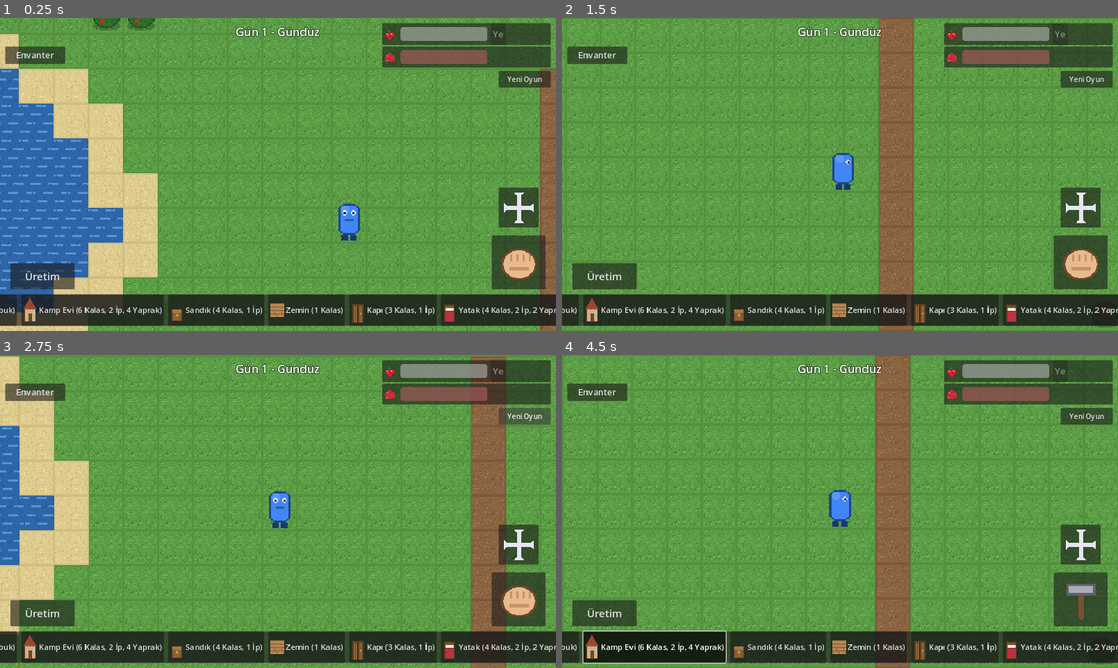
Above: before the commit, frames 1-4 (two rows, left to right).
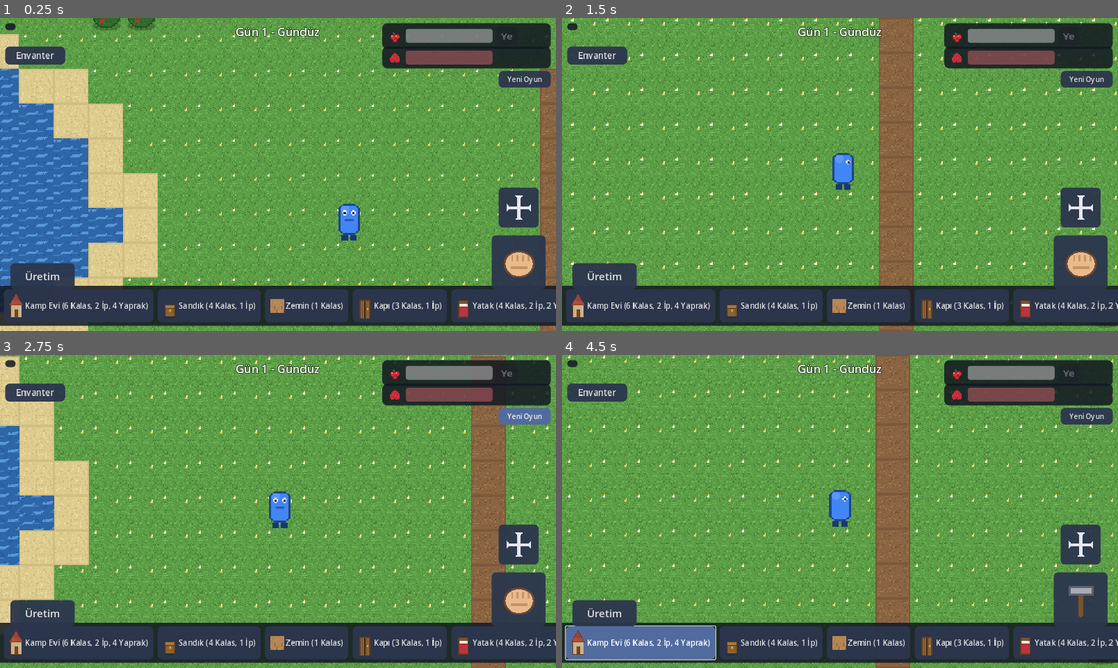
Above: after the commit, the same moments.

Repository: ozcinarece/Rable
Game: Godot game, scene res://scenes/World.tscn
Two runs of this game, one before a commit and one after it. Both use one fixed random seed, a clock stepped at 60 frames per second and the inputs below.
Inputs (mouse positions are in pixels of both pictures, inside the frame that each line leads up to):
- Up to frame 1 (0.25 s): no input
- Up to frame 2 (1.5 s): move the mouse to (962, 158) at 0.52 s; hold D 0.53-1.25 s; click (962, 158) at 0.67 s; drag from (728, 190) to (812, 237) at 1.27 s
- Up to frame 3 (2.75 s): click "Yeni Oyun" at 2 s
- Up to frame 4 (4.5 s): move the mouse to (895, 442) at 2.77 s; hold D 2.78-3.5 s; click (895, 442) at 2.92 s; drag from (812, 574) to (673, 464) at 3.52 s; click "Kamp Evi (6 Kalas, 2 İp, 4 Ya…" at 4.25 s

The runs differ from the first frame. In frame 1, 21% of the frame differs, in the area x 0-100%, y 0-100%; in frame 2, 21%; in frame 3, 21%; in frame 4, 21%.

Commit message:
Gorsel cila: animasyonlar, parcaciklar, koyu arayuz temasi
Dunya:
- Su artik 4 kareli dalga animasyonlu (TileSet animasyonu)
- Cimlerde seyrek beyaz/sari cicekler, daha zengin beneklenme
- Agac tepesinde sol-ust isik / sag-alt golge gecisi

Karakter:
- 2 kareli yurume animasyonu (her yon icin); durunca durus karesi

Efektler:
- Toplama/kazma/yaratik olumu kucuk parcacik patlamasi cikartir
- Hasar alininca ekranda kisa kirmizi flas

Arayuz:
- Tum panel ve butonlara yuvarlak koseli koyu tema (StyleBoxFlat,
  Theme ust Control'lere atanir; dinamik cocuklar miras alir)
- Pasif butonlar soluk, basili/secili butonlar mavi vurgulu

Diff:
--- a/scripts/hud.gd
+++ b/scripts/hud.gd
@@ -95,6 +95,8 @@
 	$InventoryPanel/VBox/TitleRow/CloseButton.pressed.connect(func():
 		inventory_button.button_pressed = false)
 	panel_eat_button.pressed.connect(_on_eat_pressed)
+	_apply_ui_theme()
+	_setup_damage_flash()
 	_build_build_bar()
 	_build_craft_panel()
 	_refresh()
@@ -175,10 +177,67 @@
 	DayNight.reset()
 	get_tree().reload_current_scene()
 
+# --- Gorsel tema ----------------------------------------------------------
+
+# Tum panellere/butonlara yuvarlak koseli koyu tema uygular.
+# Tema ust seviye Control'lere atanir; sonradan eklenen cocuklar
+# (tarif satirlari, slotlar) temayi otomatik miras alir.
+func _apply_ui_theme() -> void:
+	var theme := Theme.new()
+
+	var panel_style := StyleBoxFlat.new()
+	panel_style.bg_color = Color(0.07, 0.09, 0.13, 0.85)
+	panel_style.set_corner_radius_all(12)
+	panel_style.content_margin_left = 12
+	panel_style.content_margin_right = 12
+	panel_style.content_margin_top = 8
+	panel_style.content_margin_bottom = 8
+	theme.set_stylebox("panel", "PanelContainer", panel_style)
+
+	var button_style := StyleBoxFlat.new()
+	button_style.bg_color = Color(0.17, 0.21, 0.30, 0.95)
+	button_style.set_corner_radius_all(10)
+	button_style.content_margin_left = 12
+	button_style.content_margin_right = 12
+	button_style.content_margin_top = 6
+	button_style.content_margin_bottom = 6
+	theme.set_stylebox("normal", "Button", button_style)
+
+	var pressed_style := button_style.duplicate()
+	pressed_style.bg_color = Color(0.32, 0.42, 0.62, 1.0)
+	theme.set_stylebox("pressed", "Button", pressed_style)
+	theme.set_stylebox("hover", "Button", pressed_style)
+
+	var disabled_style := button_style.duplicate()
+	disabled_style.bg_color = Color(0.12, 0.13, 0.17, 0.6)
+	theme.set_stylebox("disabled", "Button", disabled_style)
+	theme.set_color("font_disabled_color", "Button", Color(1, 1, 1, 0.35))
+
+	for child in get_children():
+		if child is Control:
+			child.theme = theme
+
+# Hasar alininca ekran kenarlarinda kirmizi flas.
+var _damage_flash: ColorRect
+var _prev_hp: float = 100.0
+
+func _setup_damage_flash() -> void:
+	_damage_flash = ColorRect.new()
+	_damage_flash.color = Color(0.9, 0.1, 0.1, 0.0)
+	_damage_flash.mouse_filter = Control.MOUSE_FILTER_IGNORE
+	_damage_flash.set_anchors_preset(Control.PRESET_FULL_RECT)
+	add_child(_damage_flash)
+	move_child(_damage_flash, 0)  # panellerin altinda kalsin
+	_prev_hp = Health.value
+
 # --- Can ve gun gostergesi ------------------------------------------------
 
 func _update_health() -> void:
 	health_bar.value = Health.value
+	if _damage_flash != null and Health.value < _prev_hp:
+		_damage_flash.color.a = 0.3
+		create_tween().tween_property(_damage_flash, "color:a", 0.0, 0.4)
+	_prev_hp = Health.value
 
 func _update_day_label() -> void:
 	if DayNight.is_night:
--- a/scripts/player.gd
+++ b/scripts/player.gd
@@ -22,14 +22,20 @@
 ## hedefleyecegini bundan hesaplar; sprite de buna gore secilir.
 var facing: Vector2 = Vector2.DOWN
 
-# 3/4 perspektif yon gorselleri (sol = sag gorselinin aynasi)
-const TEX_DOWN := preload("res://assets/player/player_down.png")
-const TEX_UP := preload("res://assets/player/player_up.png")
-const TEX_SIDE := preload("res://assets/player/player_side.png")
+# 3/4 perspektif yon gorselleri, her yon icin 2 kareli yurume animasyonu
+# (sol = sag gorselinin aynasi)
+const TEXTURES := {
+	"down": [preload("res://assets/player/player_down_0.png"), preload("res://assets/player/player_down_1.png")],
+	"up": [preload("res://assets/player/player_up_0.png"), preload("res://assets/player/player_up_1.png")],
+	"side": [preload("res://assets/player/player_side_0.png"), preload("res://assets/player/player_side_1.png")],
+}
+const WALK_FRAME_TIME: float = 0.18
 
 @onready var sprite: Sprite2D = $Sprite2D
 
 var _held_sprite: Sprite2D  # eline alinan aletin gorseli
+var _walk_timer: float = 0.0
+var _walk_frame: int = 0
 var _touch_start_position: Vector2 = Vector2.ZERO
 var _touch_current_position: Vector2 = Vector2.ZERO
 var _touch_start_time: float = 0.0
@@ -53,10 +59,19 @@
 	_held_sprite.visible = true
 	_update_sprite()
 
-func _physics_process(_delta: float) -> void:
+func _physics_process(delta: float) -> void:
 	var direction := _get_input_direction()
 	if direction != Vector2.ZERO:
 		facing = direction
+		# Yurume animasyonu: iki kare arasinda gidip gel
+		_walk_timer += delta
+		if _walk_timer >= WALK_FRAME_TIME:
+			_walk_timer = 0.0
+			_walk_frame = 1 - _walk_frame
+		_update_sprite()
+	elif _walk_frame != 0:
+		_walk_frame = 0
+		_walk_timer = 0.0
 		_update_sprite()
 	# Aclik sifirsa oyuncu yari hizda yurur
 	var effective_speed := speed * (0.5 if Hunger.is_starving() else 1.0)
@@ -65,15 +80,16 @@
 
 # Baktigi yone gore dogru gorseli secer (sola bakarken yan gorsel aynalanir)
 func _update_sprite() -> void:
+	var kind := "down"
 	if absf(facing.x) > absf(facing.y):
-		sprite.texture = TEX_SIDE
+		kind = "side"
 		sprite.flip_h = facing.x < 0
 	elif facing.y < 0:
-		sprite.texture = TEX_UP
+		kind = "up"
 		sprite.flip_h = false
 	else:
-		sprite.texture = TEX_DOWN
 		sprite.flip_h = false
+	sprite.texture = TEXTURES[kind][_walk_frame]
 	# Eldeki alet, bakilan tarafta dursun
 	if _held_sprite != null:
 		_held_sprite.position = Vector2(-13.0 if facing.x < 0 else 13.0, -8.0)
--- a/scripts/world.gd
+++ b/scripts/world.gd
@@ -16,6 +16,7 @@
 const Recipes = preload("res://scripts/recipes.gd")
 const Items = preload("res://scripts/items.gd")
 const EnemyScript = preload("res://scripts/enemy.gd")
+const PARTICLE_TEX := preload("res://assets/ui/particle.png")
 
 const HARVEST_REACH_TILES: int = 1
 const REGROW_SECONDS: float = 60.0
@@ -27,7 +28,7 @@
 	".": {"texture": "res://assets/tiles/grass.png", "solid": false, "dig": {"toprak": 1}},
 	"d": {"texture": "res://assets/tiles/dirt.png", "solid": false, "dig": {"toprak": 1}},
 	"s": {"texture": "res://assets/tiles/sand.png", "solid": false, "dig": {"kum": 1}},
-	"~": {"texture": "res://assets/tiles/water.png", "solid": true},
+	"~": {"texture": "res://assets/tiles/water_anim.png", "solid": true},
 	"o": {"texture": "res://assets/tiles/cukur.png", "solid": true},
 	# Ahsap doseme: evin zemini; kazilirsa kalas iade, altindan toprak cikar
 	"f": {"texture": "res://assets/tiles/zemin.png", "solid": false,
@@ -162,9 +163,18 @@
 	for ch in GROUND_DEFS:
 		var def: Dictionary = GROUND_DEFS[ch]
 		var source := TileSetAtlasSource.new()
-		source.texture = load(def["texture"])
-		source.texture_region_size = Vector2i(TILE_SIZE, TILE_SIZE)
-		source.create_tile(Vector2i(0, 0))
+		if ch == "~":
+			# Su: 4 kareli dalga animasyonu (kareler atlasda yan yana)
+			source.texture = load("res://assets/tiles/water_anim.png")
+			source.texture_region_size = Vector2i(TILE_SIZE, TILE_SIZE)
+			source.create_tile(Vector2i(0, 0))
+			source.set_tile_animation_frames_count(Vector2i(0, 0), 4)
+			for frame in 4:
+				source.set_tile_animation_frame_duration(Vector2i(0, 0), frame, 0.3)
+		else:
+			source.texture = load(def["texture"])
+			source.texture_region_size = Vector2i(TILE_SIZE, TILE_SIZE)
+			source.create_tile(Vector2i(0, 0))
 		tile_set.add_source(source, next_id)
 		if def["solid"]:
 			var tile_data: TileData = source.get_tile_data(Vector2i(0, 0), 0)
@@ -397,6 +407,7 @@
 		Inventory.add_item(item_id, def["drops"][item_id])
 		gained.append("+%d %s" % [def["drops"][item_id], Items.display_name(item_id)])
 	_spawn_floating_text(cell, " ".join(gained), Color(0.7, 1.0, 0.7))
+	_spawn_burst(cell, Color(0.6, 0.9, 0.5))
 
 	if def.has("becomes_object"):
 		_set_object(cell, def["becomes_object"])
@@ -426,6 +437,7 @@
 		Inventory.add_item(item_id, dig_drops[item_id])
 		gained.append("+%d %s" % [dig_drops[item_id], Items.display_name(item_id)])
 	_spawn_floating_text(cell, " ".join(gained), Color(0.9, 0.8, 0.6))
+	_spawn_burst(cell, Color(0.62, 0.45, 0.28))
 	var new_ground: String = GROUND_DEFS[ground].get("dig_to", "o")
 	_set_ground(cell, new_ground)
 	if new_ground == "o":
@@ -579,6 +591,7 @@
 func _kill_enemy(enemy) -> void:
 	var cell := ground_tile_map.local_to_map(ground_tile_map.to_local(enemy.global_position))
 	_spawn_floating_text(cell, "Yok oldu!", Color(1, 0.8, 1))
+	_spawn_burst(cell, Color(0.7, 0.4, 0.85))
 	_enemies.erase(enemy)
 	enemy.queue_free()
 
@@ -681,6 +694,22 @@
 			if ch != "" and OBJECT_DEFS[ch].has("drops"):
 				return "gather"
 	return "idle"
+
+# Kisa parcacik patlamasi (toplama/vurma geri bildirimi)
+func _spawn_burst(cell: Vector2i, color: Color) -> void:
+	var center := ground_tile_map.map_to_local(cell)
+	for i in 6:
+		var bit := Sprite2D.new()
+		bit.texture = PARTICLE_TEX
+		bit.modulate = color
+		bit.position = center
+		bit.z_index = 90
+		add_child(bit)
+		var target := center + Vector2.RIGHT.rotated(randf() * TAU) * (10.0 + randf() * 16.0)
+		var tween := create_tween()
+		tween.tween_property(bit, "position", target, 0.35)
+		tween.parallel().tween_property(bit, "modulate:a", 0.0, 0.35)
+		tween.tween_callback(bit.queue_free)
 
 func _spawn_floating_text(cell: Vector2i, text: String, color: Color) -> void:
 	var label := Label.new()
Renamed: assets/player/player_down.png -> assets/player/player_down_0.png
Binary file added: assets/player/player_down_1.png
Renamed: assets/player/player_side.png -> assets/player/player_side_0.png
Binary file added: assets/player/player_side_1.png
Renamed: assets/player/player_up.png -> assets/player/player_up_0.png
Binary file added: assets/player/player_up_1.png
Binary file changed: assets/tiles/grass.png
Binary file changed: assets/tiles/tree.png
Binary file removed: assets/tiles/water.png
Binary file added: assets/tiles/water_anim.png
Binary file added: assets/ui/particle.png
